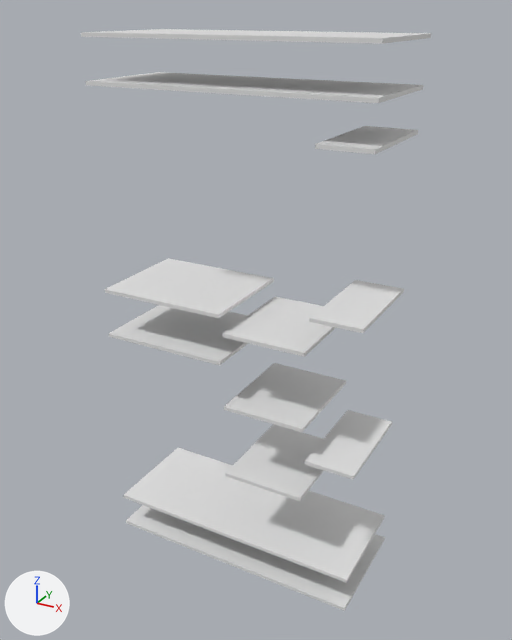
Two versions of the Blender file 3d_models/aramario/armario.blend, one commit apart.
Before and after are seen from a 50 mm camera at (1.88, -2.08, 2.26) aimed at (0.59, 0.26, 1.09). Arrows for +X, +Y and +Z are at lower left; the lights stay in place. The same objects are shown in both versions, whatever each file hides.

The first picture shows 'h_armario_a.001', 'h_armario_a.002', 'h_armario_a.003', 'h_armario_a.004', 'h_armario_b.001', 'h_armario_b.002', 'h_armario_c.001', 'h_armario_c.002', 'h_armario_c.003', 'h_armario_d.001', 'h_armario_d.002', 'h_armario_d.003'.
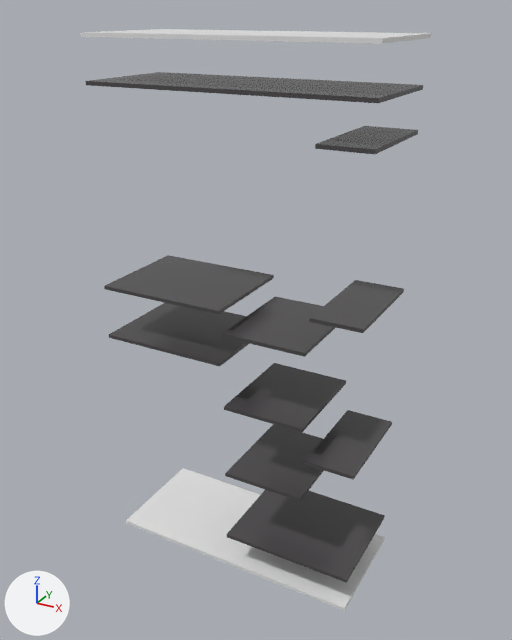
Where the newer file only moved an object's origin or applied its transform, the numbers keep the older frame.

Where the change shows, as pixel boxes (x1, y1, x2, y2) in the pictures (512 x 640 px):
'h_armario_a.001', recoloured, mesh rescaled (white to grey): before (123, 448, 385, 583); after (227, 490, 385, 583)
'h_armario_b.002', recoloured, moved: before (105, 258, 274, 318); after (104, 255, 274, 315)
'h_armario_a.002', recoloured: (85, 72, 423, 103) in both
'h_armario_b.001', recoloured, moved: before (109, 305, 248, 365); after (109, 303, 249, 366)
'h_armario_d.002', recoloured: (224, 363, 346, 432) in both
'h_armario_d.001', recoloured: (225, 424, 324, 501) in both
'h_armario_d.003', recoloured (white to grey): (222, 296, 336, 357) in both
'h_armario_c.001', recoloured (white to grey): (305, 410, 392, 480) in both
'h_armario_c.002', recoloured (white to grey): (309, 280, 404, 333) in both
'h_armario_c.003', recoloured: (315, 126, 418, 154) in both

The change in detail:
Material 'wood_brown_a' (mat_wood_brown_a) is new.
Its base color is (0.0739, 0.0694, 0.0728) (dark grey #4d4a4c).
Its roughness is 0.25.
me_cube_002 has 8 vertices, 6 faces and spans x -1.155..0.0, y 0.0..0.45, z 0.0..0.015.
me_cube_002 is used by ob_h_armario_a_001; location (1.14, 0.015, 0.15); scale (0.974, 1.0, 1.0).
me_cube_002 no longer uses material mat_wood_plain_ligth.
me_cube_002 part 1: the whole mesh is scaled about the mesh origin by (0.498, 1, 1).
me_cube_002 now uses material mat_wood_brown_a (dark grey #4d4a4c).
me_cube_004 has 8 vertices, 6 faces and spans x -1.155..0.0, y 0.0..0.45, z 0.0..0.015.
me_cube_004 no longer uses material mat_wood_plain_ligth.
me_cube_004 now uses material mat_wood_brown_a (dark grey #4d4a4c).
me_cube_006 has 8 vertices, 6 faces and spans x -0.55..0.0, y 0.0..0.45, z 0.0..0.015.
me_cube_006 no longer uses material mat_wood_plain_ligth.
me_cube_006 now uses material mat_wood_brown_a (dark grey #4d4a4c).
me_cube_015 has 8 vertices, 6 faces and spans x -0.2..0.0, y 0.0..0.435, z 0.0..0.015.
me_cube_015 no longer uses material mat_wood_plain_ligth.
me_cube_015 now uses material mat_wood_brown_a (dark grey #4d4a4c).
me_cube_016 has 8 vertices, 6 faces and spans x -0.345..0.0, y 0.0..0.435, z 0.0..0.015.
me_cube_016 no longer uses material mat_wood_plain_ligth.
me_cube_016 now uses material mat_wood_brown_a (dark grey #4d4a4c).
Object 'h_armario_b.001' (ob_h_armario_b_001) moves from (0.565, 0.015, 0.985) to (0.565, 0.015, 0.98).
Object 'h_armario_b.002' (ob_h_armario_b_002) moves from (0.565, 0.015, 1.185) to (0.565, 0.015, 1.2).
